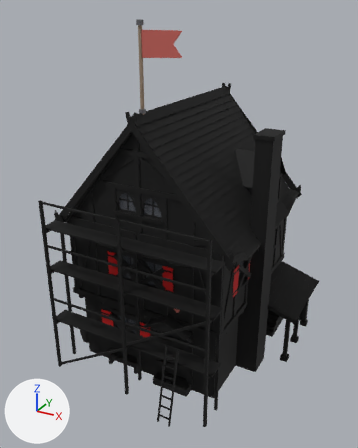
Two versions of the glTF model game/assets/modelle/gebaeude/neubau/wohnhaus_elb_s2_g3.glb, one commit apart.
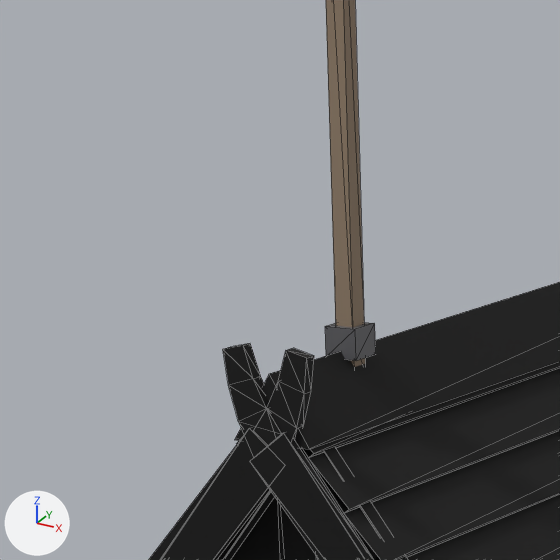
The first picture shows the older version from a 50 mm camera at (7.38, -14.51, 11.96) aimed at (-0.11, -0.9, 5.15). The close-ups show the older and then the newer version on the part from 27% to 48% of the width and 14% to 31% of the height of that picture. Only the edits that show in the close-ups are written down. The axes (+X, +Y, +Z) are drawn at lower left. The lights are the same throughout. The close-ups show mesh edges as thin lines. Vertices at exactly the same position are counted once.

The first close-up shows 'Dach', 'Fahne', 'Haus'.
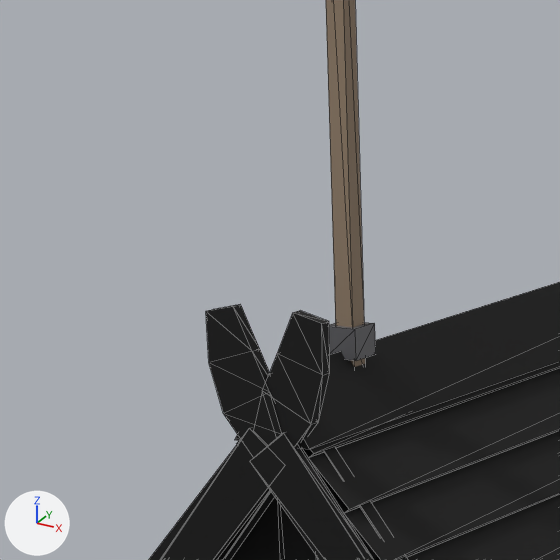
What differs and where, as boxes [x1, y1, x2, y2] in the close-ups (560 x 560 px; the box of a moved part takes in the faces that stretch with it):
part 1 of me_dach, moved or reshaped: before [223, 343, 314, 446]; after [206, 304, 330, 447]

Diff of the bpy script that builds the scene:
```diff
--- a/game/assets/modelle/gebaeude/neubau/wohnhaus_elb_s2_g3.glb.py
+++ b/game/assets/modelle/gebaeude/neubau/wohnhaus_elb_s2_g3.glb.py
@@ me_dach @@
 # used by ob_dach; location = (0.0, 0.0, 0.0)
-me_dach.from_pydata(...)  # 713 vertices, 839 faces; spans x -3.75..3.97, y -3.06..3.53, z 1.78..9.27
+me_dach.from_pydata(...)  # 713 vertices, 839 faces; spans x -3.75..3.97, y -3.06..3.53, z 1.78..9.41
+# me_dach part 1: 24 of 713 vertices moved; they spanned x -0.64..-0.26, y -3.05..-2.99, z 8.98..9.27 and now span x -0.71..-0.19, y -3.05..-2.99, z 9.0..9.41; mean shift (0.0, 0.0, 0.09); largest move (-0.64, -3.05, 9.25) -> (-0.71, -3.05, 9.38)
+# other edits to the shape of me_dach do not show in these pictures
 me_dach.materials.append(mat_dachziegel)
```
